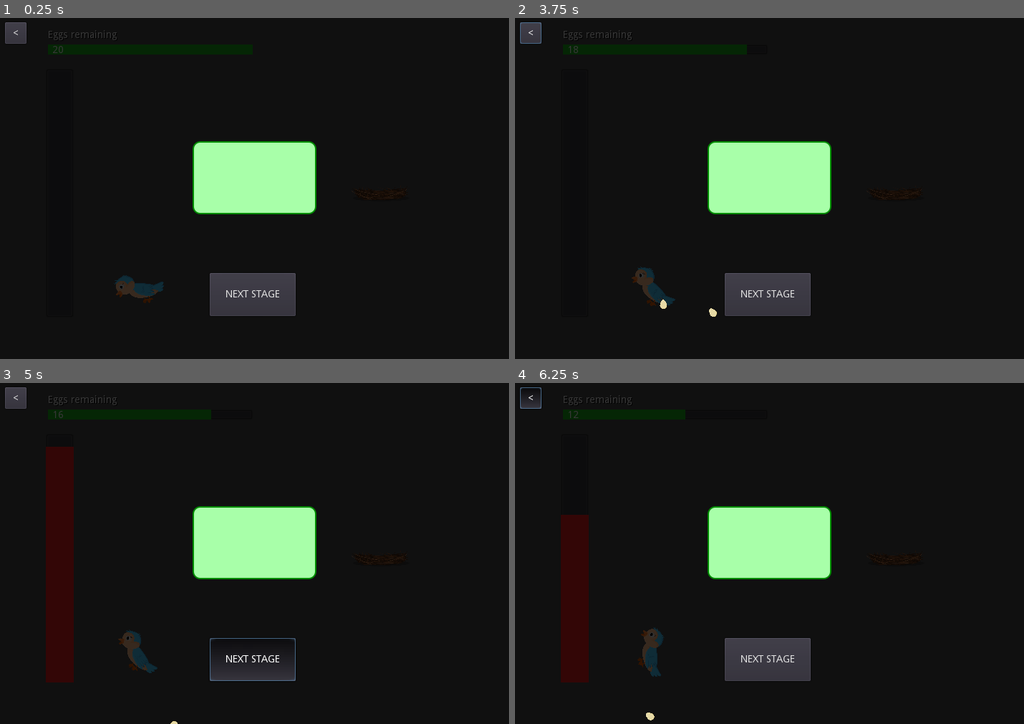
Above: before the commit, frames 1-4 (two rows, left to right).
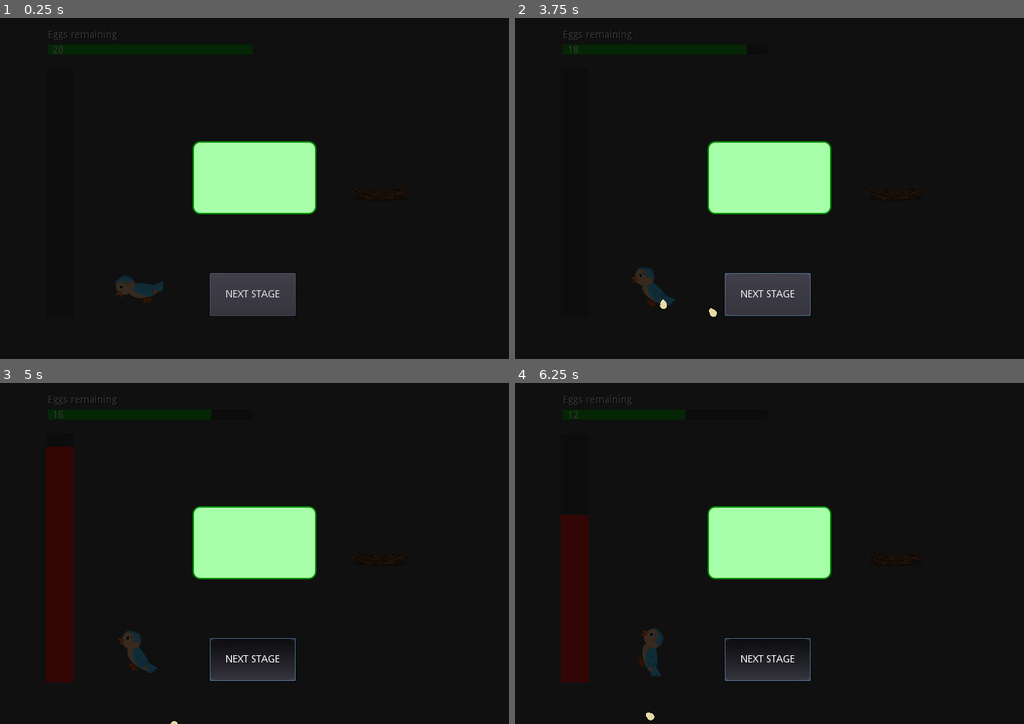
Above: after the commit, the same moments.

Repository: benfernandes/gamejam-august-2020
Game: Godot game, scene res://yeeter/yeeter.tscn
Two runs of this game, one before a commit and one after it. Both use one fixed random seed, a clock stepped at 60 frames per second and the inputs below. This scene is started directly instead of the project's main scene.
Inputs (mouse positions are in pixels of both pictures, inside the frame that each line leads up to):
- Up to frame 1 (0.25 s): no input
- Up to frame 2 (3.75 s): click (530, 31) at 0.5 s, where only the run before the commit has a clickable "<"; click "NEXT STAGE" at 1.25 s; click "NEXT STAGE" at 2 s; tap Enter at 2.75 s; move the mouse to (881, 171) at 2.77 s; hold Right (ui_right) 2.78-3.53 s; hold Space (flap) 2.78-3.53 s; click (881, 171) at 2.92 s; move the mouse to (667, 205) at 3.52 s; hold Left (ui_left) from 3.53 s (still down); tap Space (flap) at 3.6 s
- Up to frame 3 (5 s): tap Space (flap) at 3.77, 4.07 s; move the mouse to (305, 475) at 4.27 s; release Left (ui_left) at 4.28 s; hold Right (ui_right) from 4.28 s (still down); hold Space (flap) from 4.28 s (still down)
- Up to frame 4 (6.25 s): move the mouse to (744, 621) at 5.02 s; release Space (flap) at 5.03 s; tap Space (flap) at 5.1, 5.27, 5.57 s; click (744, 621) at 5.17 s; move the mouse to (927, 604) at 5.77 s; release Right (ui_right) at 5.78 s; hold Left (ui_left) from 5.78 s (still down); hold Space (flap) from 5.78 s (still down)

The runs differ from the first frame. In frame 1, 0.3% of the frame differs, in the area x 0-6%, y 1-8%; in frame 2, 0.4%; in frame 3, 0.3%; in frame 4, 1.4%, in the area x 0-59%, y 1-88%.
Error in both runs: Invalid operands 'String' and 'Nil' in operator '+'. (res://yeeter/yeeter.gd:31)

Commit message:
Changed 'game_finished' to user signals

Diff:
--- a/Main.gd
+++ b/Main.gd
@@ -24,43 +24,65 @@
 	$FlappyBirdButton.hide()
 	$EggHatchTextBox.hide()
 
-func handle_game_won(game):
-	if game == "hatch":
-		$FlappyBirdTextBox.show()
-		$FlappyBirdButton.show()
-		flappy_bird_instance = flappy_bird.instance()
-		flappy_bird_instance.difficulty = current_difficulty
-	elif game == "flappy":
-		$MemoryGameTextBox.show()
-		$MemoryGameButton.show()
-		memory_game_instance = memory_game.instance()
-		memory_game_instance.difficulty = current_difficulty
-	elif game == "memory":
-		$EggYeeterTextBox.show()
-		$EggYeeterButton.show()
-		egg_yeeter_game_instance = egg_yeeter_game.instance()
-		egg_yeeter_game_instance.difficulty = current_difficulty
-	elif game == "yeeter":
-		$EggHatchTextBox.show()
-		proceed_to_next_act()
+func _on_main_start_game():
+	start_flappy_bird()
 
-func show_main_screen():
+# Running Flappy Bird Game
+func start_flappy_bird():
 	$FlappyBirdTextBox.show()
 	$FlappyBirdButton.show()
 	flappy_bird_instance = flappy_bird.instance()
 	flappy_bird_instance.difficulty = current_difficulty
+	flappy_bird_instance.connect("game_finished", self, "_on_game_finished")
+
+func _on_FlappyBirdButton_pressed():
+	hide_main_screen()
+	add_child(flappy_bird_instance)
+
+# Running Memory Game
+func start_memory_game():
+	$MemoryGameTextBox.show()
+	$MemoryGameButton.show()
+	memory_game_instance = memory_game.instance()
+	memory_game_instance.difficulty = current_difficulty
+	memory_game_instance.connect("game_finished", self, "_on_game_finished")
 
 func _on_MemoryGameButton_pressed():
 	hide_main_screen()
 	add_child(memory_game_instance)
 
+# Running Yeeter Game
+func start_yeeter_game():
+	$EggYeeterTextBox.show()
+	$EggYeeterButton.show()
+	egg_yeeter_game_instance = egg_yeeter_game.instance()
+	egg_yeeter_game_instance.difficulty = current_difficulty
+	egg_yeeter_game_instance.connect("game_finished", self, "_on_game_finished")
+
 func _on_EggYeeterButton_pressed():
 	hide_main_screen()
 	add_child(egg_yeeter_game_instance)
 
-func _on_FlappyBirdButton_pressed():
-	hide_main_screen()
-	add_child(flappy_bird_instance)
+# Handler for when minigames finish
+func _on_game_finished(game_name, has_won):
+	print(game_name)
+	print(has_won)
+
+	match game_name:
+		"flappy":
+			flappy_bird_instance.queue_free()
+			start_memory_game()
+		"memory":
+			memory_game_instance.queue_free()
+			start_yeeter_game()
+		"yeeter":
+			egg_yeeter_game_instance.queue_free()
+			start_hatching_cutscene()
+
+# Running Hatching Cutscene
+func start_hatching_cutscene():
+	$EggHatchTextBox.show()
+	proceed_to_next_act()
 
 func proceed_to_next_act():
 	if current_act == 1:
@@ -87,4 +109,4 @@
 	next_act_timer.start()
 
 	yield(next_act_timer, "timeout")
-	handle_game_won("hatch")
+	start_flappy_bird()
--- a/Main.tscn
+++ b/Main.tscn
@@ -193,4 +193,4 @@
 [connection signal="pressed" from="MemoryGameButton" to="." method="_on_MemoryGameButton_pressed"]
 [connection signal="pressed" from="EggYeeterButton" to="." method="_on_EggYeeterButton_pressed"]
 [connection signal="pressed" from="FlappyBirdButton" to="." method="_on_FlappyBirdButton_pressed"]
-[connection signal="begin" from="MainStartScreen" to="." method="show_main_screen"]
+[connection signal="begin" from="MainStartScreen" to="." method="_on_main_start_game"]
--- a/flappy-bird/FlappyBird.gd
+++ b/flappy-bird/FlappyBird.gd
@@ -65,9 +65,9 @@
 	add_child(player)
 
 	speed = config.start_speed
-	obstacle_timer = create_timer(config.obstacle_start_time, "create_obstacle", true)
-	goal_timer = create_timer(config.game_time, "prepare_goal", true)
-	difficulty_timer = create_timer(2.5, "increase_difficulty", true)
+	obstacle_timer = create_timer(config.obstacle_start_time, "create_obstacle", true, [])
+	goal_timer = create_timer(config.game_time, "prepare_goal", true, [])
+	difficulty_timer = create_timer(2.5, "increase_difficulty", true, [])
 
 	show()
 	create_obstacle()
@@ -88,7 +88,7 @@
 func prepare_goal():
 	obstacle_timer.stop()
 	goal_timer.stop()
-	prepare_goal_timer = create_timer(2.0, "create_goal", false)
+	prepare_goal_timer = create_timer(2.0, "create_goal", false, [])
 
 func create_goal():
 	goal_instance = goal.instance()
@@ -97,14 +97,14 @@
 
 func game_over():
 	stop_scene()
-	create_timer(5.0, "return_to_main_menu", false)
+	create_timer(5.0, "return_to_main_menu", false, [false])
 
 func level_complete():
 	stop_scene()
-	create_timer(5.0, "return_to_main_menu", false)
+	create_timer(5.0, "return_to_main_menu", false, [true])
 
-func return_to_main_menu():
-	get_parent().game_over()
+func return_to_main_menu(has_won):
+	get_parent().game_over(has_won)
 
 func stop_scene():
 	obstacle_timer.stop()
@@ -119,10 +119,10 @@
 	for obstacle in current_obstacles:
 	  obstacle.stop()
 
-func create_timer(timeout, callback, shouldRepeat):
+func create_timer(timeout, callback, shouldRepeat, params):
 	var timer = Timer.new()
 	add_child(timer)
-	timer.connect("timeout", self, callback)
+	timer.connect("timeout", self, callback, params)
 	timer.set_wait_time(timeout)
 	timer.set_one_shot(!shouldRepeat)
 	timer.start()
--- a/flappy-bird/FlappyBirdMain.gd
+++ b/flappy-bird/FlappyBirdMain.gd
@@ -1,4 +1,7 @@
 extends Node
+
+signal game_finished(game_name, has_won)
+
 var difficulty
 
 func _ready():
@@ -6,6 +9,5 @@
 	$FlappyBird.show()
 	$FlappyBird.start(difficulty)
 
-func game_over():
-	get_parent().handle_game_won("flappy")
-	queue_free()
+func game_over(has_won):
+	emit_signal("game_finished", "flappy", has_won)
--- a/memory/MemoryGameMain.gd
+++ b/memory/MemoryGameMain.gd
@@ -1,19 +1,35 @@
 extends Node
+
+signal game_finished(game_name, has_won)
 
 var number_of_matches = 0
 var max_matches = 7
 var game_time
 var difficulty
 
+var config
+var easy_config = {
+	"game_time": 45
+}
+var medium_config = {
+	"game_time": 30
+}
+var hard_config = {
+	"game_time": 25
+}
+
 func _ready():
-	print("Memory difficulty" + difficulty)
+	print("Memory difficulty: " + difficulty)
 	match difficulty:
 		"easy":
-			game_time = 45
+			config = easy_config
 		"medium":
-			game_time = 30
+			config = medium_config
 		"hard":
-			game_time = 25
+			config = hard_config
+
+	game_time = config.game_time
+
 	randomize()
 	$SecondTicker.start()
 	$HUD.update_time_left(game_time)
@@ -27,7 +43,8 @@
 		game_over()
 
 func game_over():
-	$HUD.display_result(number_of_matches == max_matches)
+	var has_won = number_of_matches == max_matches
+	$HUD.display_result(has_won)
 
 	var end_timer = Timer.new()
 	end_timer.set_wait_time(4)
@@ -36,7 +53,7 @@
 	end_timer.start()
 
 	yield(end_timer, "timeout")
-	close_game()
+	emit_signal("game_finished", "memory", has_won)
 
 func _on_SecondTicker_timeout():
 	game_time -= 1
@@ -45,10 +62,3 @@
 		$Board.disable_card_clicks()
 		$SecondTicker.stop()
 		game_over()
-
-func _on_Button_pressed():
-	close_game()
-
-func close_game():
-	get_parent().handle_game_won("memory")
-	queue_free()
--- a/yeeter/yeeter.gd
+++ b/yeeter/yeeter.gd
@@ -1,6 +1,6 @@
 extends Control
 
-signal game_finished
+signal game_finished(game_name, has_won)
 
 var no_eggs_remaining = false
 var is_finished = false
@@ -52,9 +52,9 @@
 			return
 
 	if no_eggs_remaining:
-		is_finished = true
-		$end_overlay/end_message_container/end_message.text = "You scored: " + str(eggs.size()) + "/" + str(target_eggs)
-		emit_signal("game_finished")
+		emit_signal("game_finished", "yeeter", true)
+		#is_finished = true
+		#$end_overlay/end_message_container/end_message.text = "You scored: " + str(eggs.size()) + "/" + str(target_eggs)
 
 # Triggered when the user runs out of eggs
 func _on_remaining_none_remaining():
@@ -62,14 +62,9 @@
 
 # Transition from end screen to home screen
 func _on_end_overlay_ready_to_end():
-	close_game()
-
-func _on_back_button_pressed():
-	close_game()
-
-func close_game():
-	get_parent().handle_game_won("yeeter")
-	queue_free()
+	var eggs = get_tree().get_nodes_in_group("eggs")
+	var game_won = eggs.size() >= target_eggs
+	emit_signal("game_finished", "yeeter", game_won)
 
 func _on_yeeter_game_finished():
 	$end_overlay.show()
--- a/yeeter/yeeter.tscn
+++ b/yeeter/yeeter.tscn
@@ -42,19 +42,8 @@
 scale = Vector2( 0.402234, 0.402234 )
 
 [node name="end_overlay" parent="." instance=ExtResource( 7 )]
-
-[node name="back_button" type="Button" parent="."]
-margin_left = 10.0
-margin_top = 10.0
-margin_right = 40.0
-margin_bottom = 40.0
-text = "<"
-__meta__ = {
-"_edit_use_anchors_": false
-}
 [connection signal="game_finished" from="." to="." method="_on_yeeter_game_finished"]
+[connection signal="none_remaining" from="remaining" to="." method="_on_remaining_none_remaining"]
 [connection signal="none_remaining" from="remaining" to="power_bar" method="_on_remaining_none_remaining"]
-[connection signal="none_remaining" from="remaining" to="." method="_on_remaining_none_remaining"]
 [connection signal="none_remaining" from="remaining" to="bird_cannon" method="_on_remaining_none_remaining"]
 [connection signal="ready_to_end" from="end_overlay" to="." method="_on_end_overlay_ready_to_end"]
-[connection signal="pressed" from="back_button" to="." method="_on_back_button_pressed"]
